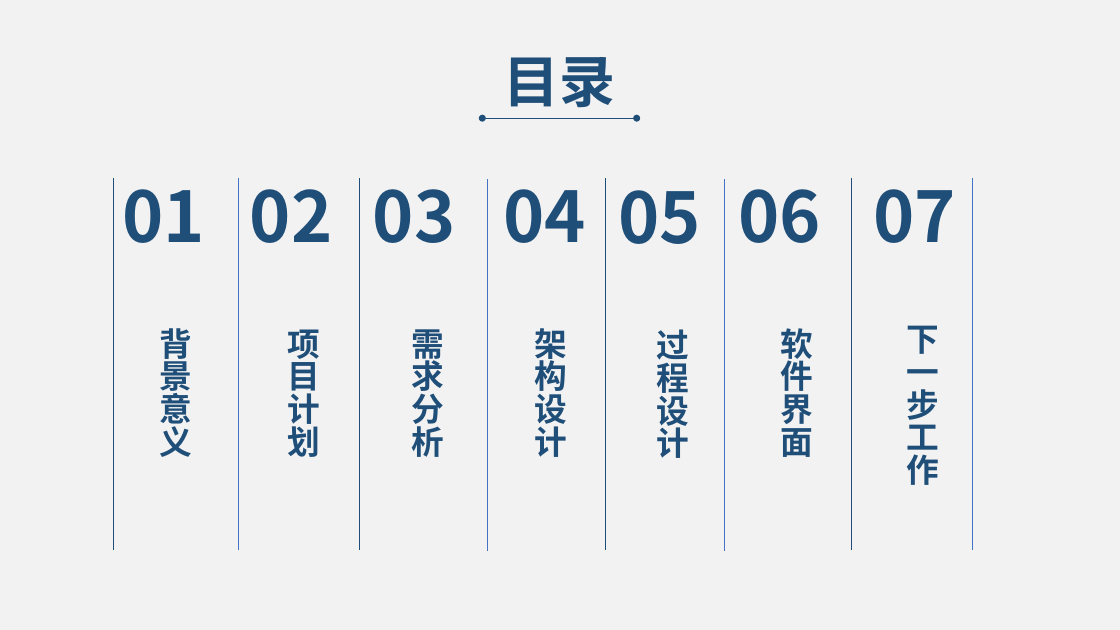
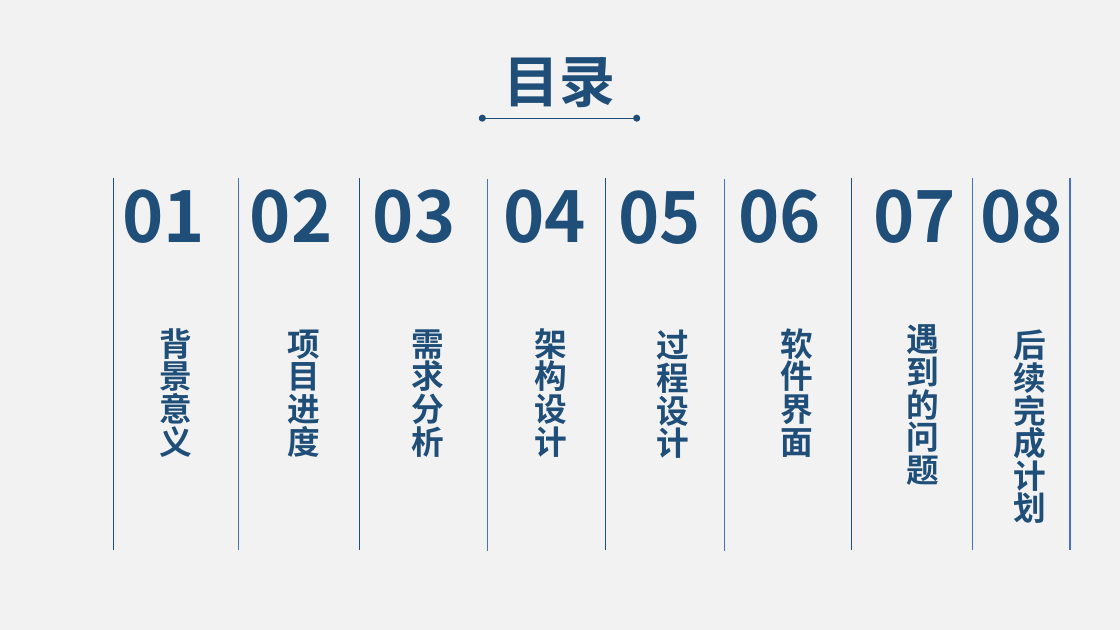
Before and after one commit to suzhuorui/QtHelper, a slide deck: slide 2 of 文档/RJ16852111苏卓锐（中期答辩）.pptx. Drawn at 1120x630 pixels with LibreOffice and Linux fonts; fonts in the diff are those of the drawing. Boxes give left, top, right and bottom in pixels: in the first picture for what was removed or moved away, otherwise in the second. Text is boxed around its words. In the diff, an @@ line names an element or a change of style, - is before the commit and + after.

```diff
--- a/文档/RJ16852111苏卓锐（中期答辩）.pptx
+++ b/文档/RJ16852111苏卓锐（中期答辩）.pptx
@@ line added from (1070, 178) to (1070, 549), #4472C4 1 pt @@
@@ text added at <box>981,189,1064,243</box>, 60 pt, text #1F4E79, bold @@
+08
@@ text at <box>287,329,320,462</box>: text changed @@
-项目计划
+项目进度
@@ text at <box>907,318,940,491</box>: text changed @@
-下一步工作
+遇到的问题
@@ text added at <box>1014,329,1047,523</box>, 28 pt, text #1F4E79, bold @@
+后续完成计划
```
Also in this commit, not shown: 10 other slides changed, 11 slides added, 1 slide removed, 5 other files.
